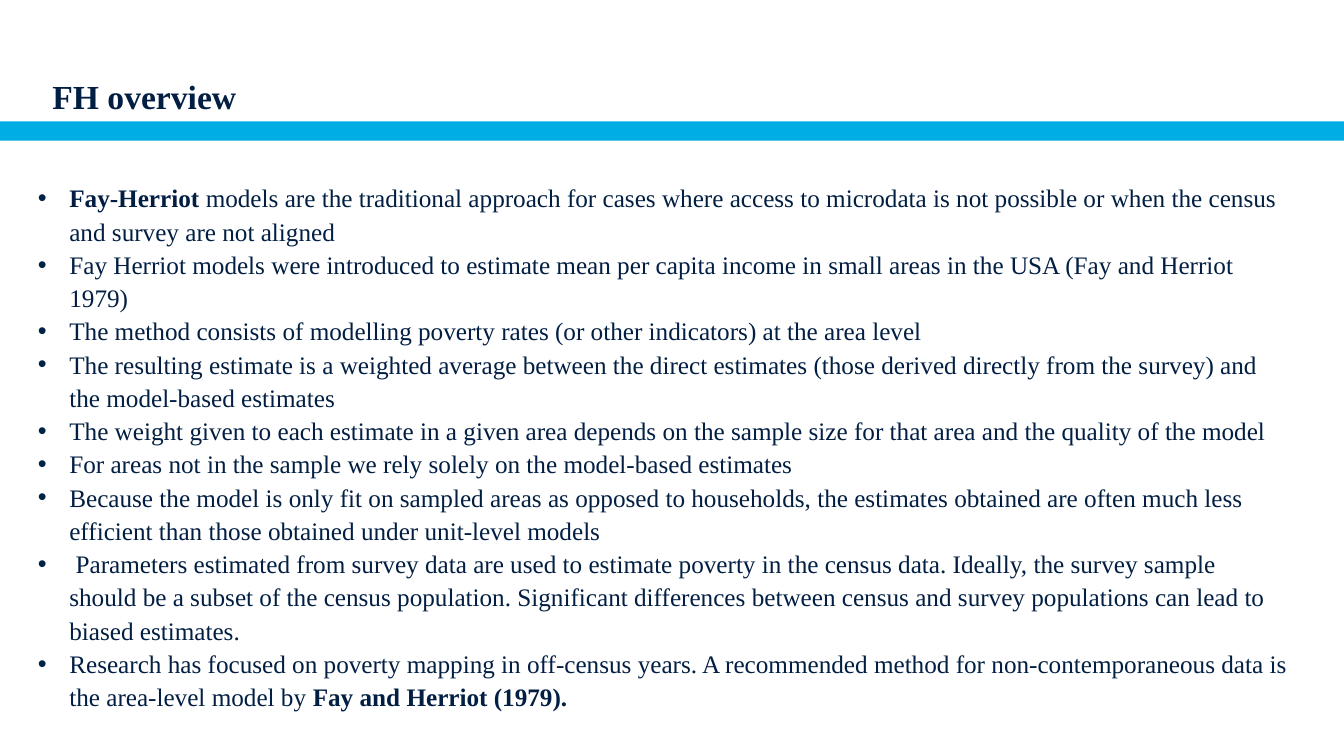
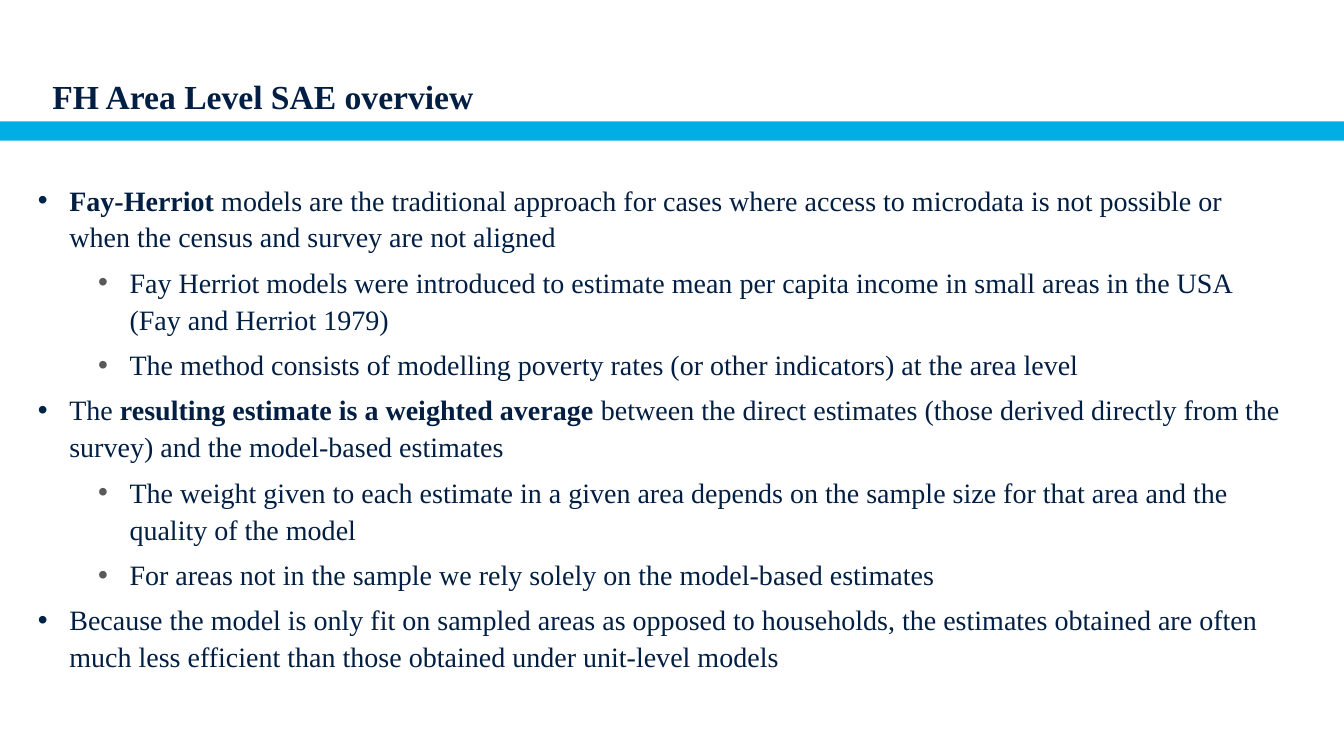
Before and after one commit to pcorralrodas/wb_sae_training, a slide deck: slide 4 of 03.Presentations/SAE_Areal_level.pptx (slide 3 before the commit). Drawn at 1344x756 pixels with LibreOffice and Linux fonts; fonts in the diff are those of the drawing; background and template pictures are left out. Boxes give left, top, right and bottom in pixels: in the first picture for what was removed or moved away, otherwise in the second. Text is boxed around its words. In the diff, an @@ line names an element or a change of style, - is before the commit and + after.

```diff
--- a/03.Presentations/SAE_Areal_level.pptx
+++ b/03.Presentations/SAE_Areal_level.pptx
@@ title at [52, 85, 474, 110]: text changed @@
-FH overview
+FH Area Level SAE overview
@@ text "Fay-Herriot models are the traditional ..." at [69, 191, 1279, 668]: size 18 to 20 pt; bold on in "resulting estimate is a weighted average"; more space between paragraphs; list level 3 to 4 in "Fay Herriot models were introduced ..."; bullet colour #002345 to #595959; list level 3 to 4 in "The method consists of modelling ..."; list level 3 to 4 in "The weight given to each ..."; list level 3 to 4 in "For areas not in the ..." @@
@@ text at [69, 555, 1287, 679]: paragraphs removed @@
-    • Parameters estimated from survey data are used to estimate poverty in the census data. Ideally, the survey sample should be a subset of the census population. Significant differences between census and survey populations can lead to biased estimates.
-    • Research has focused on poverty mapping in off-census years. A recommended method for non-contemporaneous data is the area-level model by Fay and Herriot (1979).
```
Also in this commit, not shown: 7 other slides changed, 1 slide added, 2 slides removed, 3 other files.
